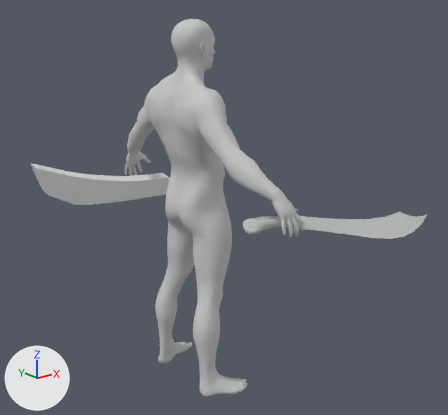
Renders of the FBX model Character/Animation/ZWM/Attack/Weapon_2/Weapon_2_Skill_0_1/RootAnim_Weapon_2_Skilll_0_1.FBX from each side of a commit.
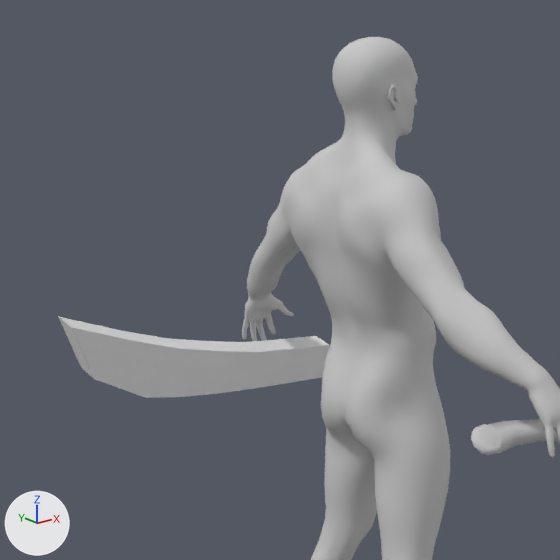
Each version is shown whole from a 50 mm lens placed at (-1.725, -2.358, 1.829), pointed at (0.118, -0.054, 0.908), then close up on the part from 0% to 64% of the width and 0% to 69% of the height. The lights are fixed; the arrows at lower left show +X, +Y and +Z. Where no turn or scale is listed for an object, it has been applied to the vertices.

Objects in the first close-up: 'Male_Body', 'Male_Hand', 'Male_Head', 'Male_Leg', 'Mesh_Sheath_2_0_R', 'Mesh_Wepaon_2_0_R'.
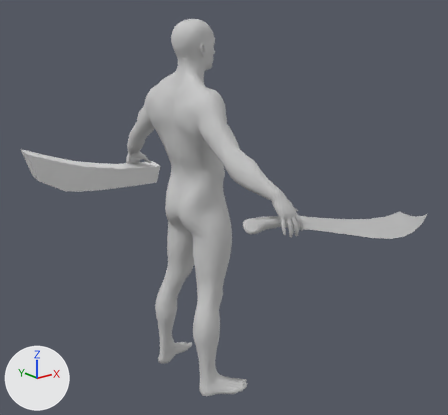
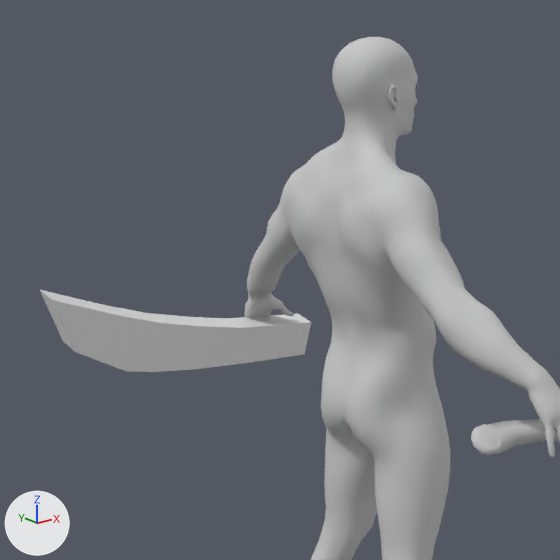
The change, as a diff of the scene's bpy script:
```diff
--- a/Character/Animation/ZWM/Attack/Weapon_2/Weapon_2_Skill_0_1/RootAnim_Weapon_2_Skilll_0_1.FBX.py
+++ b/Character/Animation/ZWM/Attack/Weapon_2/Weapon_2_Skill_0_1/RootAnim_Weapon_2_Skilll_0_1.FBX.py
@@ ob_mesh_sheath_2_0_r @@
 ob_mesh_sheath_2_0_r = bpy.data.objects.new('Mesh_Sheath_2_0_R', me_mesh_007)
-ob_mesh_sheath_2_0_r.location = (0.154, 0.536, 0.899)
+ob_mesh_sheath_2_0_r.location = (0.142, 0.611, 0.955)
```

Location of each change, (x1, y1, x2, y2) in pixels of the close-ups (560 x 560 px):
'Mesh_Sheath_2_0_R', moved: before (58, 316, 330, 398); after (40, 290, 311, 372)
